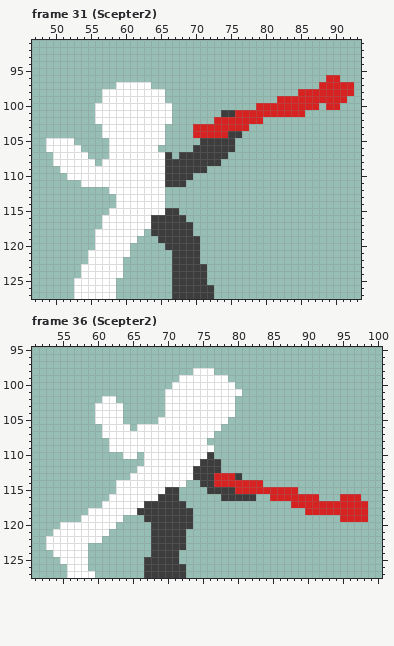
A pixel-art file gets an edit: src/Unity/Fighters/Assets/Art/Sprites/Animations/formerking.aseprite. The picture above is the old version.
128x128 pixels, 79 frames. Shown: frame 31 (Scepter2): x 47..93, y 91..127; frame 36 (Scepter2): x 51..100, y 95..127. The commit also changed other frames, which this record leaves out.
New version:
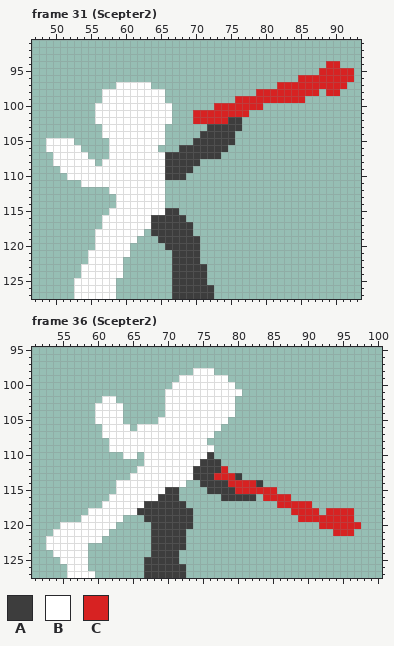
Palette (. is transparent): A #3d3d3d  B #ffffff  C #d72222
What changed:
Frame 31 (Scepter2), layers "Layer 2", "Layer 1":
There is now colour A in row 105 at x 70; in row 106 at x 68 to 69; in row 107 at x 67.
The edit turns colour C into colour A in row 102 at x 75 to 76; in row 103 at x 72 to 76; in row 104 at x 71 to 74.
There is now colour C in row 94 at x 89 to 90; in row 95 at x 88 to 92; in row 96 at x 85 to 88 and 91 to 92; in row 97 at x 82 to 87; in row 98 at x 79 to 84; in row 99 at x 76 to 81.
There is now colour C in row 100 at x 73 to 78; in row 101 at x 70 to 73; in row 102 at x 70 to 72.
The edit turns colour A into colour C in row 101 at x 74 to 75.
Colour A is removed in row 104 at x 76; in row 106 at x 75; in row 107 at x 74; in row 108 at x 71 to 73; in row 109 at x 70 to 71; in row 110 at x 69.
Colour A is removed in row 111 at x 66 to 68.
Colour C is removed in row 97 at x 92; in row 98 at x 88 and 91 to 92; in row 99 at x 86 to 91; in row 100 at x 80 to 87 and 89 to 90; in row 101 at x 78 to 85; in row 102 at x 77 to 79.
Colour C is removed in row 103 at x 70 to 71 and 77; in row 104 at x 70.
Frame 36 (Scepter2), layer "Layer 2":
The edit turns colour C into colour A in row 114 at x 77 to 78 and 83.
There is now colour C in row 112 at x 78; in row 116 at x 84; in row 117 at x 86 to 87; in row 118 at x 88 to 89; in row 119 at x 89 to 94; in row 120 at x 92 to 97.
There is now colour C in row 121 at x 94 to 96.
Colour C is removed in row 115 at x 86 to 88; in row 116 at x 88 to 91 and 95 to 97; in row 117 at x 91 to 98; in row 118 at x 92 and 97 to 98; in row 119 at x 97 to 98.
Changed places in both pictures, as pixel boxes (x1, y1, x2, y2):
changed: (165, 61, 354, 187)
changed: (214, 466, 368, 536)
